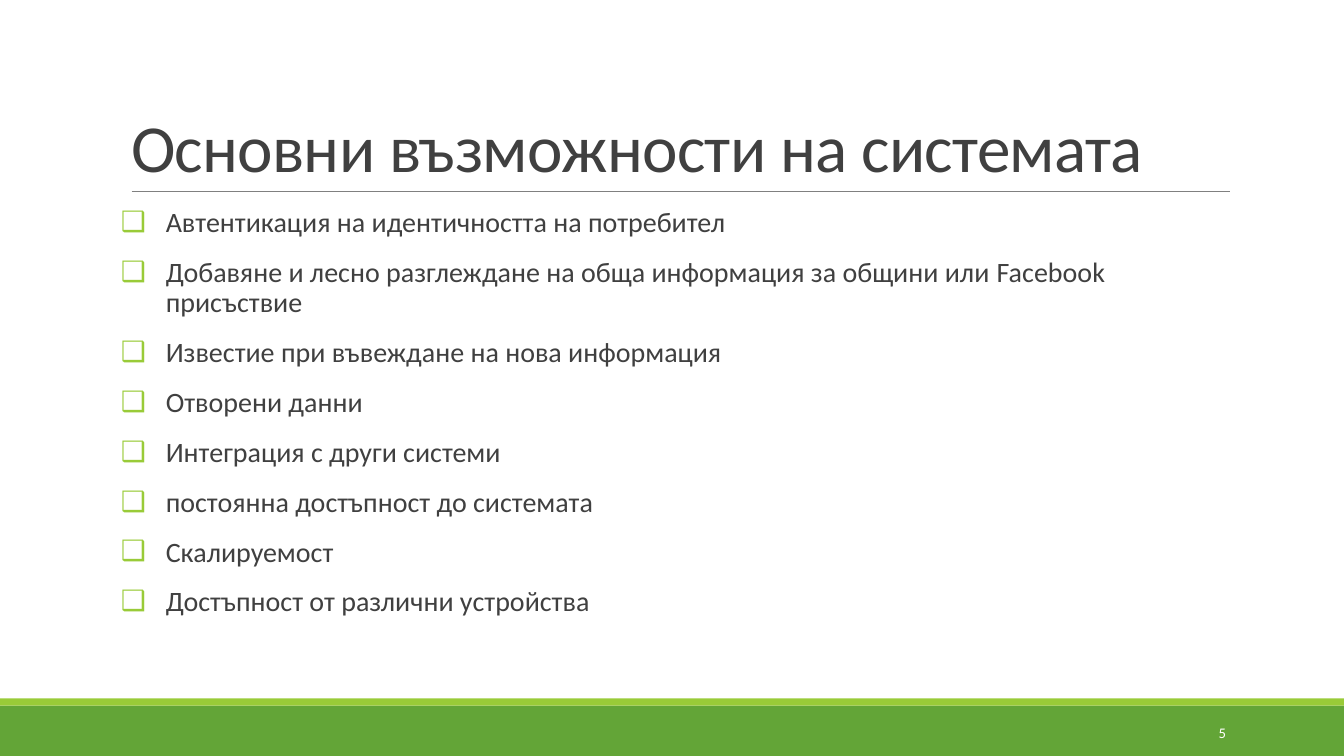
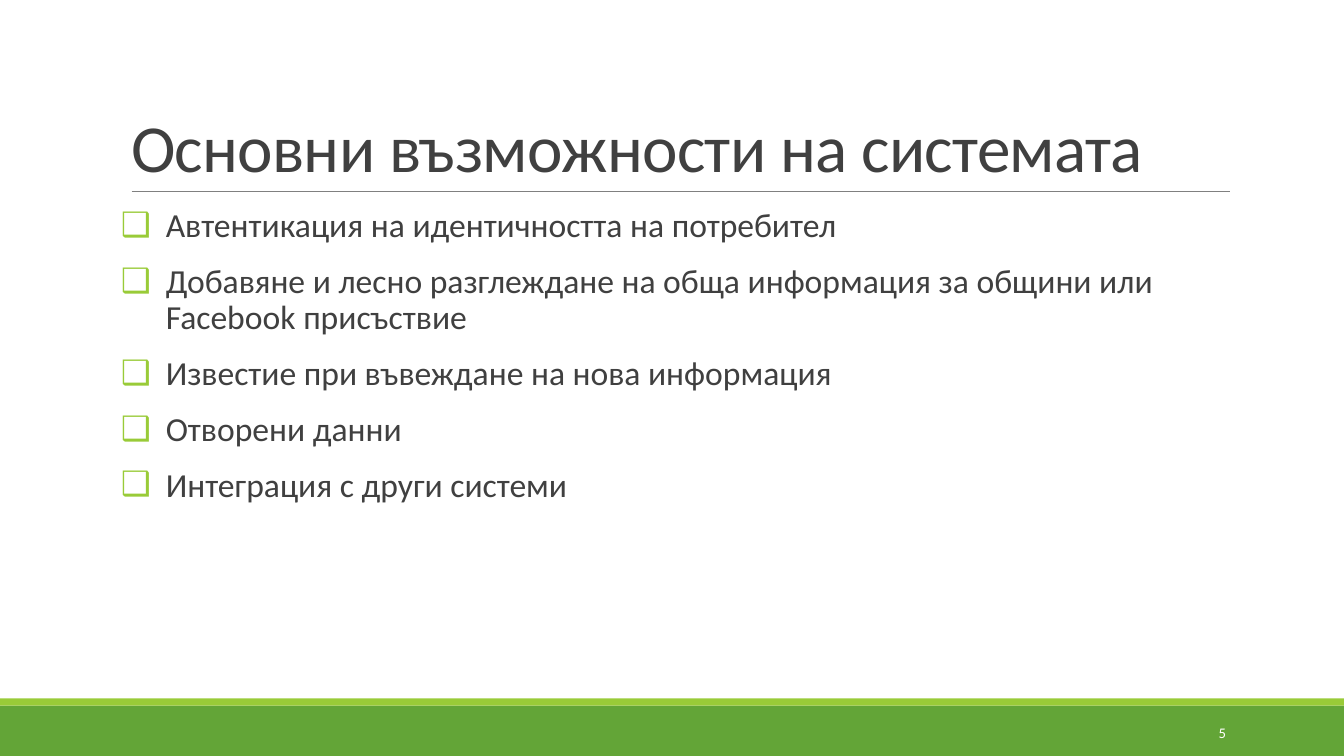
Before and after one commit to murfffi/social_presence, a slide deck: slide 5 of slides.pptx. Drawn at 1344x756 pixels with LibreOffice and Linux fonts; fonts in the diff are those of the drawing; background and template pictures are left out. Boxes give left, top, right and bottom in pixels: in the first picture for what was removed or moved away, otherwise in the second. Text is boxed around its words. In the diff, an @@ line names an element or a change of style, - is before the commit and + after.

```diff
--- a/slides.pptx
+++ b/slides.pptx
@@ text "Автентикация на идентичността на потребител" at <box>166,214,1152,503</box>: size 20 to 24 pt @@
@@ text at <box>166,498,593,616</box>: paragraphs removed @@
-❑ постоянна достъпност до системата
-❑ Скалируемост
-❑ Достъпност от различни устройства
```
Also in this commit, not shown: 6 other slides changed, 2 slides added.
